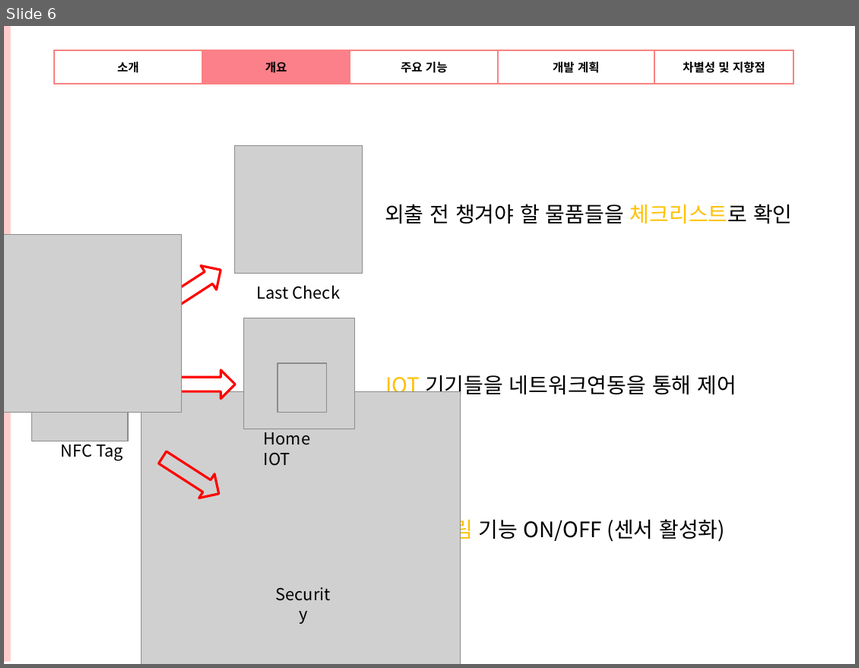
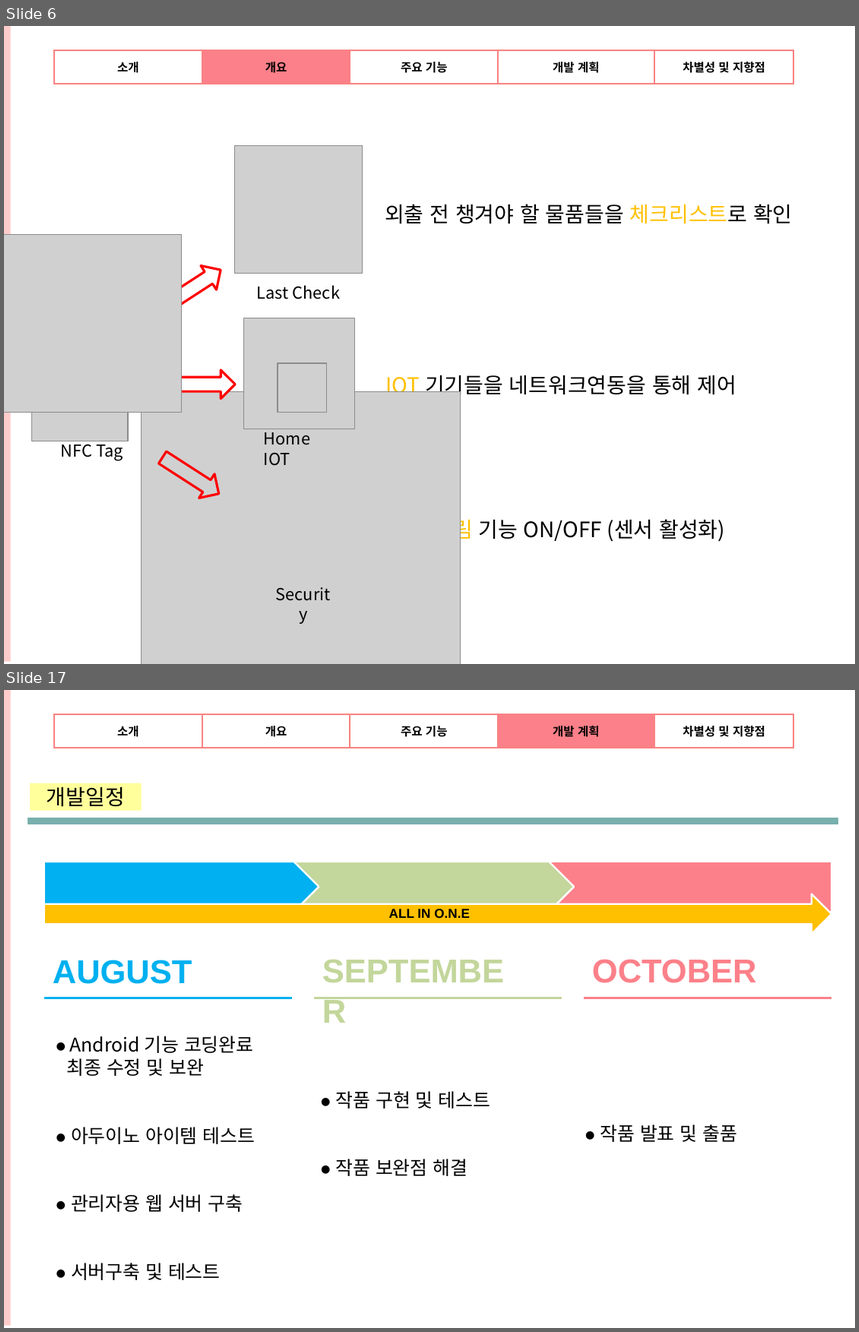
Before and after one commit to OriginalNetworkExperts/SystemConstruct, a slide deck: 시스템분석설계ppt.pptx. Shown one above the other, each under a label of ours: slide 6 before the commit, slides 6 and 17 after it; the slides between them are not shown. The pictures are 859x668 and 859x1332 pixels, drawn with LibreOffice and Linux fonts; fonts in the diff are those of the drawing; grey boxes stand for pictures; background and template pictures are left out. Boxes give left, top, right and bottom in pixels: in the first picture for what was removed or moved away, otherwise in the second. Text is boxed around its words. In the diff, an @@ line names an element or a change of style, - is before the commit and + after.

Commit message:
최종

```diff
--- a/시스템분석설계ppt.pptx
+++ b/시스템분석설계ppt.pptx
@@ slide 17 added at (x1=4, y1=690, x2=855, y2=1328), background picture (left out) @@
@@ rectangle added at (x1=4, y1=690, x2=11, y2=1326), fill #FFCCCC @@
@@ table added at (x1=54, y1=714, x2=855, y2=748), 1 rows, 6 columns @@
+소개 | 개요 | 주요 기능 | 개발 계획 | 차별성 및 지향점 | 
@@ rectangle added at (x1=30, y1=783, x2=141, y2=810), fill #FFFF00 at 39% opacity, 18 pt, text #000000 @@
+개발일정
@@ line added from (28, 821) to (838, 821), #78B0AD 6 pt @@
@@ group added at (x1=44, y1=862, x2=832, y2=934): 4 texts, 2 pentagon arrows, 1 rectangle, 1 right arrow @@
+8월
+9월
+10월
+ALL IN O.N.E
@@ text added at (x1=53, y1=960, x2=192, y2=984), 28 pt, text #00B0F0, bold @@
+AUGUST
@@ text added at (x1=314, y1=946, x2=523, y2=995), 28 pt, text #C3D69B, bold @@
+SEPTEMBER
@@ text added at (x1=592, y1=959, x2=757, y2=983), 28 pt, text #FC8089, bold @@
+OCTOBER
@@ line added from (44, 998) to (293, 998), #00B0F0 2.25 pt @@
@@ line added from (314, 998) to (563, 998), #C3D69B 2.25 pt @@
@@ line added from (584, 998) to (832, 998), #FC8089 2.25 pt @@
@@ text added at (x1=66, y1=1036, x2=256, y2=1281), 16 pt, text #000000 @@
+⦁ Android 기능 코딩완료
+최종 수정 및 보완
+⦁ 아두이노 아이템 테스트
+⦁ 관리자용 웹 서버 구축
+⦁ 서버구축 및 테스트
@@ text added at (x1=336, y1=1091, x2=491, y2=1176), 16 pt, text #000000 @@
+⦁ 작품 구현 및 테스트
+⦁ 작품 보완점 해결
@@ text added at (x1=600, y1=1125, x2=737, y2=1142), 16 pt, text #000000 @@
+⦁ 작품 발표 및 출품
```
Also in this commit, not shown: 11 slides changed, 7 other slides added.
